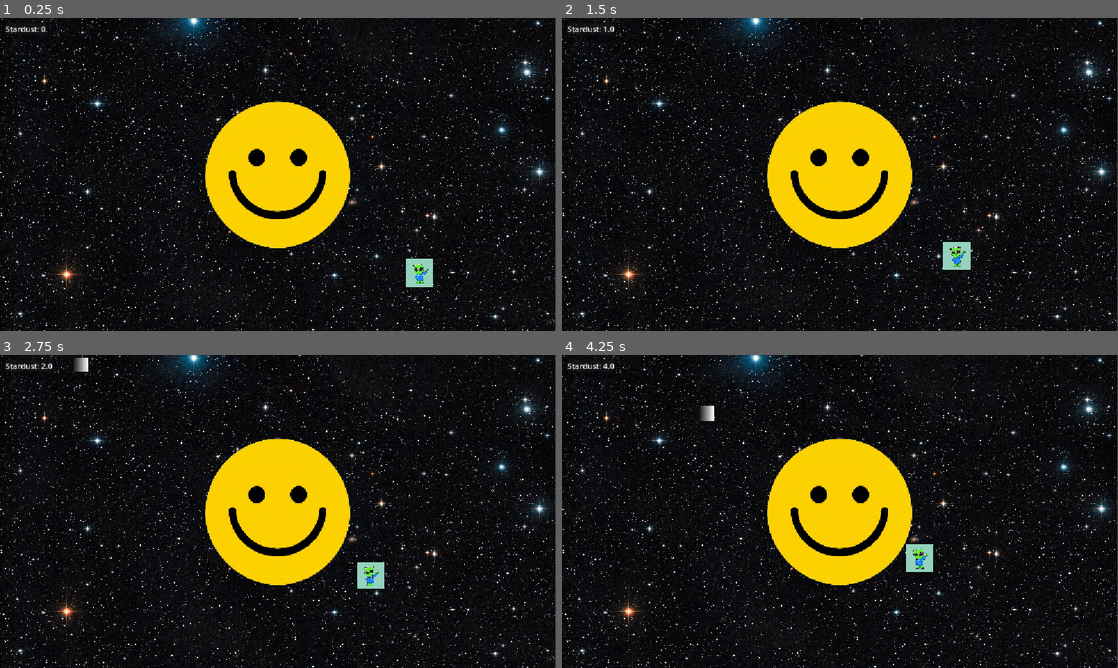
Above: before the commit, frames 1-4 (two rows, left to right).
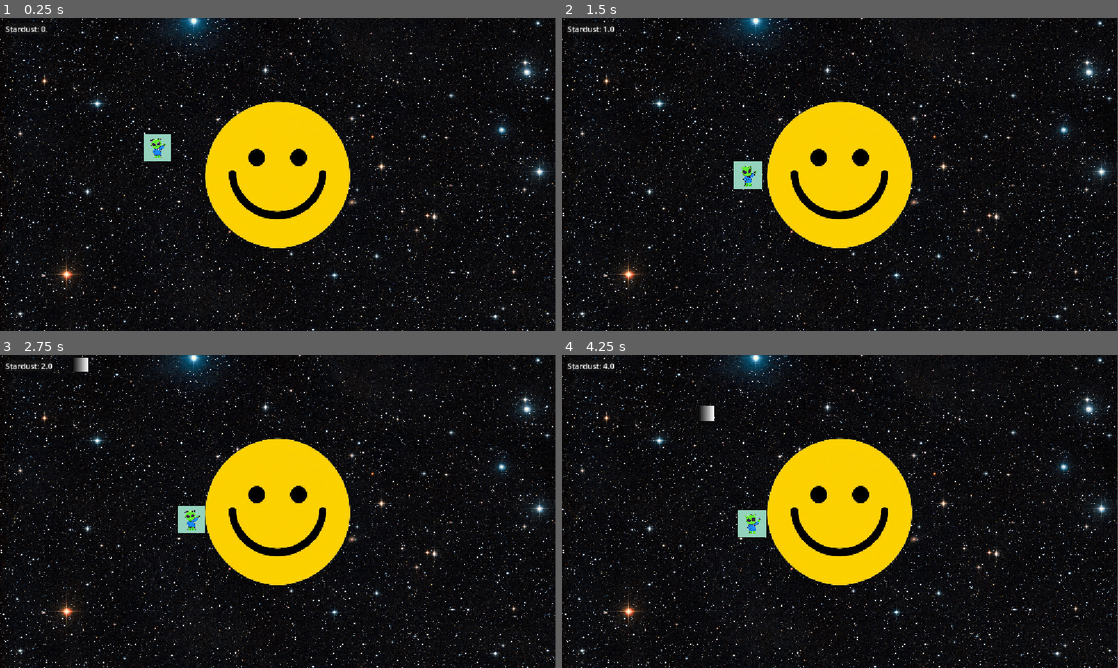
Above: after the commit, the same moments.

Repository: SteveJaws/space-idle-game
Game: Godot game, scene res://Scenes/main.tscn
The game is run twice, just before and just after one commit, with the same random seed, the same clock (stepped at 60 frames per second) and the same inputs.
Inputs (mouse positions are in pixels of both pictures, inside the frame that each line leads up to):
- Up to frame 1 (0.25 s): no input
- Up to frame 2 (1.5 s): move the mouse to (962, 158) at 0.52 s; hold Right (ui_right) 0.53-1.28 s; click (962, 158) at 0.67 s; move the mouse to (728, 190) at 1.27 s; hold Left (ui_left) from 1.28 s (still down)
- Up to frame 3 (2.75 s): move the mouse to (333, 442) at 2.02 s; release Left (ui_left) at 2.03 s; hold Right (ui_right) from 2.03 s (still down)
- Up to frame 4 (4.25 s): move the mouse to (812, 574) at 2.77 s; click (812, 574) at 2.92 s; move the mouse to (1006, 558) at 3.52 s; release Right (ui_right) at 3.53 s; hold Left (ui_left) from 3.53 s (still down)

The runs differ from the first frame. In frame 1, 0.9% of the frame differs, in the area x 25-78%, y 37-86%; in frame 2, 0.9%, in the area x 30-74%, y 45-81%; in frame 3, 0.8%; in frame 4, 0.9%.

Commit message:
Aliens now jump between 2 times

Diff:
--- a/Scenes/alien.tscn
+++ b/Scenes/alien.tscn
@@ -1,21 +1,35 @@
-[gd_scene format=3 uid="uid://bsmfyuu5nptcp"]
+[gd_scene format=3 uid="uid://cow11bk8mtfwx"]
 
 [ext_resource type="Texture2D" uid="uid://ci0hxbroikopw" path="res://Assets/alien.jpg" id="1_mdm8w"]
 [ext_resource type="Script" uid="uid://ukb8l1sp1mx1" path="res://Scripts/Objects/Alien/alien_gravity_handler.gd" id="2_fhrgm"]
 
+[sub_resource type="RectangleShape2D" id="RectangleShape2D_fhrgm"]
+
 [sub_resource type="RectangleShape2D" id="RectangleShape2D_b3h60"]
 
 [node name="Alien" type="CharacterBody2D" unique_id=1097530145]
+collision_layer = 2
 
 [node name="Sprite2D" type="Sprite2D" parent="." unique_id=1277469600]
-position = Vector2(-0.26249886, -1.2624989)
 scale = Vector2(0.18, 0.18)
 texture = ExtResource("1_mdm8w")
 
-[node name="CollisionShape2D" type="CollisionShape2D" parent="." unique_id=1335980595]
-position = Vector2(-0.26249886, -1.2624989)
+[node name="AlienGravityHandler" type="Node" parent="." unique_id=1258961459]
+script = ExtResource("2_fhrgm")
+
+[node name="Area2D" type="Area2D" parent="." unique_id=174799453]
+collision_layer = 2
+
+[node name="AlienHitBox" type="CollisionShape2D" parent="Area2D" unique_id=1228581339]
 scale = Vector2(5, 5)
+shape = SubResource("RectangleShape2D_fhrgm")
+
+[node name="AlienCollisionBox" type="CollisionShape2D" parent="." unique_id=1335980595]
+scale = Vector2(4.59, 4.59)
 shape = SubResource("RectangleShape2D_b3h60")
 
-[node name="AlienGravityHandler" type="Node" parent="." unique_id=1258961459]
-script = ExtResource("2_fhrgm")
+[node name="DelayTillNextJump" type="Timer" parent="." unique_id=284953131]
+
+[connection signal="body_entered" from="Area2D" to="AlienGravityHandler" method="_on_area_2d_body_entered"]
+[connection signal="body_exited" from="Area2D" to="AlienGravityHandler" method="_on_area_2d_body_exited"]
+[connection signal="timeout" from="DelayTillNextJump" to="AlienGravityHandler" method="_on_delay_till_next_jump_timeout"]
--- a/Scenes/main.tscn
+++ b/Scenes/main.tscn
@@ -73,7 +73,7 @@
 scale = Vector2(2.035, 2.035)
 
 [node name="Alien" parent="GameArea" unique_id=1097530145 instance=ExtResource("3_344ge")]
-position = Vector2(304, 212)
+position = Vector2(-252, -56)
 scale = Vector2(0.57, 0.57)
 
 [node name="MainGameController" type="Node" parent="." unique_id=1240563683]
--- a/Scenes/planet.tscn
+++ b/Scenes/planet.tscn
@@ -9,6 +9,7 @@
 [node name="Planet" type="Node2D" unique_id=278831561]
 
 [node name="StaticBody2D" type="StaticBody2D" parent="." unique_id=212687223]
+collision_mask = 2
 
 [node name="Sprite2D" type="Sprite2D" parent="StaticBody2D" unique_id=1492178808]
 material = SubResource("ShaderMaterial_xehyc")
--- a/Scripts/Objects/Alien/alien_gravity_handler.gd
+++ b/Scripts/Objects/Alien/alien_gravity_handler.gd
@@ -1,22 +1,37 @@
 extends Node
 
 @onready var alienBody: CharacterBody2D = $"..";
+@onready var jumpTimer: Timer = $"../DelayTillNextJump";
 
 var planetCore: Marker2D = null;
 
-# Called when the node enters the scene tree for the first time.
+var gravityStrength: int = 0;
+
+var onPlanet: bool = false;
+
+@export var jumpHeigth: int = 100;
+@export var moveSpeed: int = 50;
+
+@export var minTimeTillNewJump: float = 10;
+@export var maxTimeTillNewJump: float = 30;
+
 func _ready() -> void:
-	pass # Replace with function body.
-
+	self.jumpTimer.wait_time = randf_range(self.minTimeTillNewJump, self.maxTimeTillNewJump);
+	self.jumpTimer.start();
 
 # Called every frame. 'delta' is the elapsed time since the previous frame.
 func _process(delta: float) -> void:
+	if(!self.onPlanet): self.gravityStrength += 1;
 	if(!self.planetCore): self.find_planet_core();
 	if(!self.planetCore): return;
 
-	var moveDirection: Vector2 = (self.planetCore.global_position - self.alienBody.global_position).normalized();
+	var directionToCore: Vector2 = (self.planetCore.global_position - self.alienBody.global_position).normalized();
 
-	self.alienBody.velocity = moveDirection * 50;
+	var gravityVelocity = directionToCore * self.gravityStrength;
+
+	var moveVelocity: Vector2 = self.get_move_direction();
+
+	self.alienBody.velocity = gravityVelocity + moveVelocity;
 
 	self.alienBody.move_and_slide();
 
@@ -25,3 +40,31 @@
 
 	if(possbilePlanetCore):
 		self.planetCore = possbilePlanetCore;
+
+func _on_area_2d_body_entered(body: Node2D) -> void:
+	self.onPlanet = true;
+	self.gravityStrength = 0;
+
+func _on_area_2d_body_exited(body: Node2D) -> void:
+	self.onPlanet = false;
+
+func jump() -> void:
+	self.gravityStrength = self.jumpHeigth * -1;
+
+func get_move_direction() -> Vector2:
+	if not self.planetCore:
+		return Vector2.ZERO
+
+	var to_core = (self.planetCore.global_position - self.alienBody.global_position).normalized()
+
+	var surface_tangent = to_core.rotated(PI / 2)
+
+	var input_axis = Input.get_axis("ui_left", "ui_right")
+
+	return surface_tangent * input_axis * 100;
+
+
+func _on_delay_till_next_jump_timeout() -> void:
+	self.jump()
+	self.jumpTimer.wait_time = randf_range(self.minTimeTillNewJump, self.maxTimeTillNewJump);
+	self.jumpTimer.start();
--- a/project.godot
+++ b/project.godot
@@ -12,7 +12,7 @@
 
 config/name="SpaceIdleGame"
 run/main_scene="uid://c5xgb5vexkbx5"
-config/features=PackedStringArray("4.7", "Mobile")
+config/features=PackedStringArray("4.6", "Mobile")
 config/icon="res://icon.svg"
 
 [autoload]
@@ -32,6 +32,11 @@
 ]
 }
 
+[layer_names]
+
+2d_physics/layer_1="Planet"
+2d_physics/layer_2="Alien"
+
 [physics]
 
 3d/physics_engine="Jolt Physics"
Not shown: 1 places in Scenes/main.tscn that only renumber resources
Not shown: 1 places in Scenes/planet.tscn that only renumber resources
